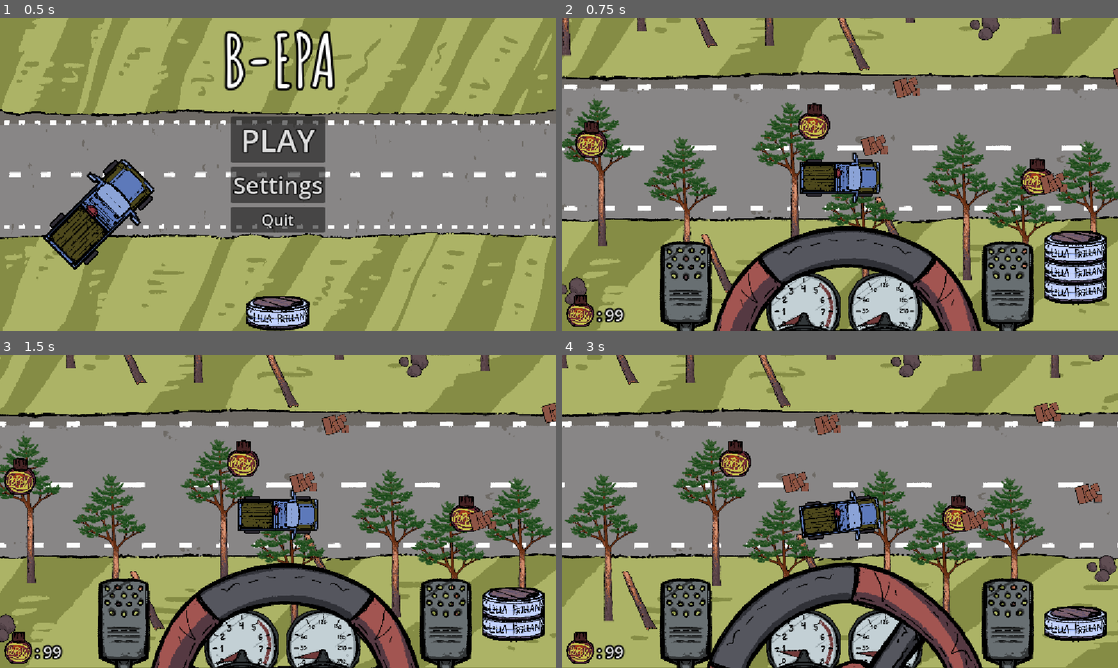
Above: before the commit, frames 1-4 (two rows, left to right).
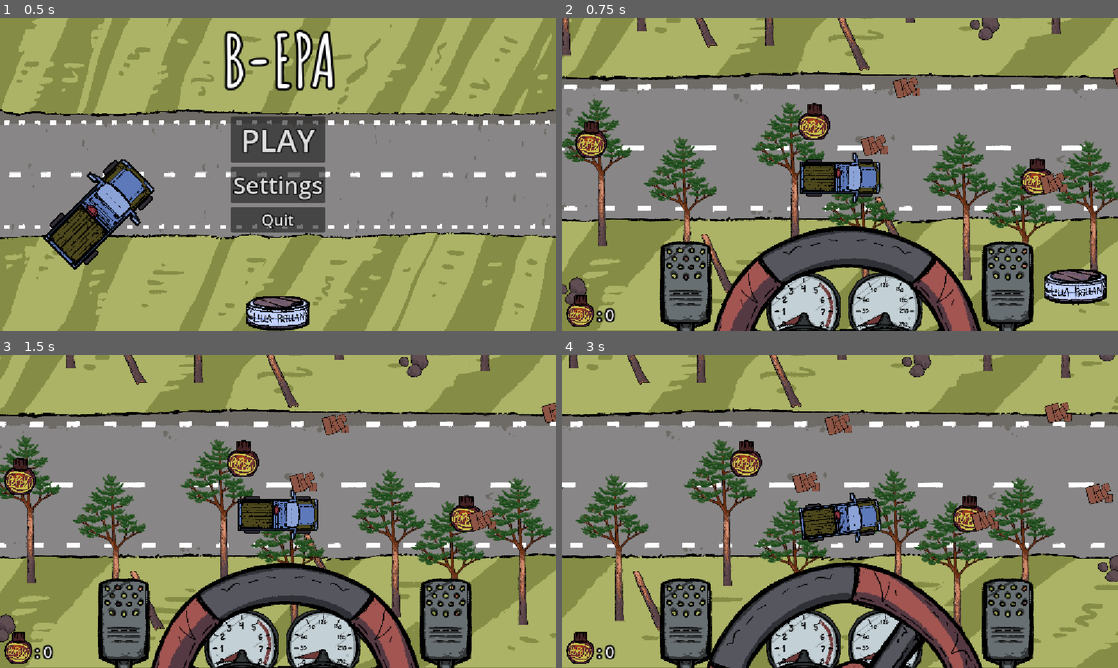
Above: after the commit, the same moments.

Repository: midenfors/project-epa
Game: Godot game, scene res://Scenes/UI/main_menu.tscn
Two runs of this game, one before a commit and one after it. Both use one fixed random seed, a clock stepped at 60 frames per second and the inputs below. The engine's default icon, where the game draws it, is replaced by a stand-in: a white triangle on a blue panel in a dark square.
Inputs (mouse positions are in pixels of both pictures, inside the frame that each line leads up to):
- Up to frame 1 (0.5 s): no input
- Up to frame 2 (0.75 s): click "PLAY" at 0.5 s
- Up to frame 3 (1.5 s): click (444, 633) at 1.25 s
- Up to frame 4 (3 s): hold S (Turn Right) 2.03-2.78 s; hold Space (Boost) 2.03-2.78 s; hold W (Turn Left) from 2.78 s (still down); tap Shift (Break) at 2.85 s

Frame 1 is identical in both runs. In frame 2, 1.9% of the frame differs, in the area x 7-98%, y 68-98%; in frame 3, 1.9%; in frame 4, 23%, in the area x 0-100%, y 0-100%.

Commit message:
Made the starting resources very very low as they should be. Cheat if you need more.

Diff:
--- a/Scripts/Autoloads/Global.gd
+++ b/Scripts/Autoloads/Global.gd
@@ -1,7 +1,7 @@
 extends Node
 
-var poppys : int = 99
-var snus_counter : int = 3
+var poppys : int = 0
+var snus_counter : int = 1
 var snus_upgrades : int = 0
 var poppy_power_upgrades : int = 0
 var engine_upgrades : int = 0
